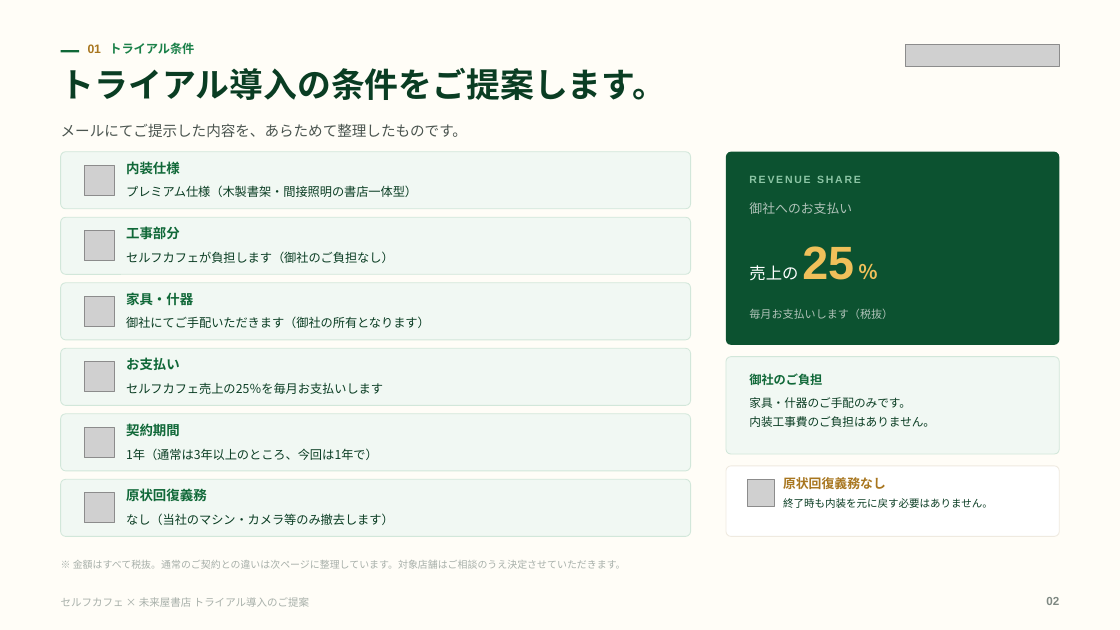
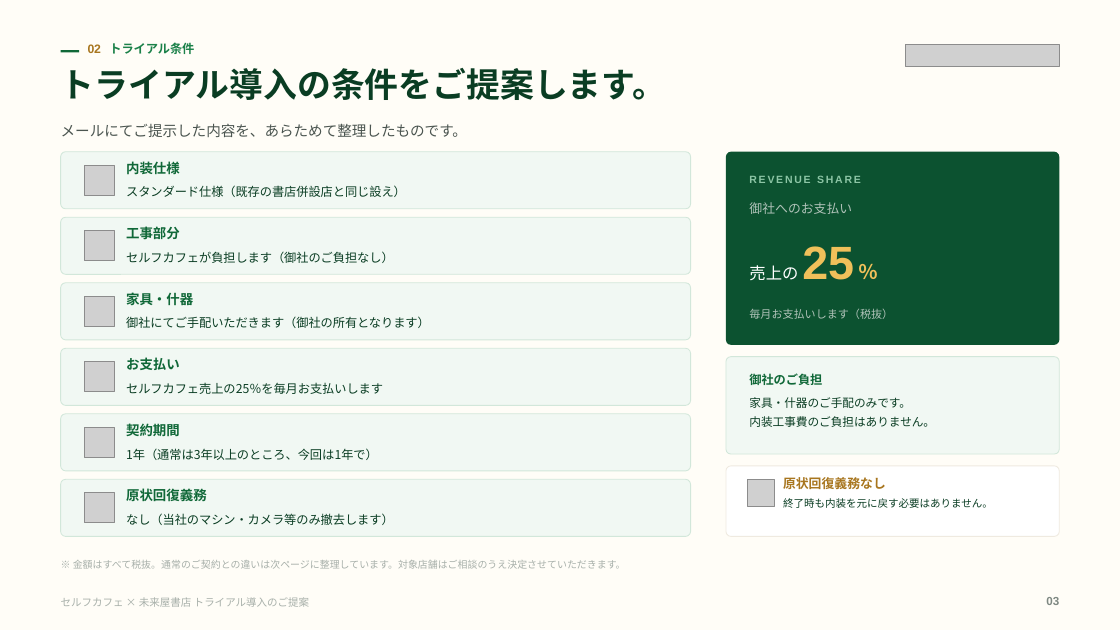
Before and after one commit to a5408071-cmd/suzuki-ceo, a slide deck: slide 3 of selfcafe-miraiya-trial-deck/selfcafe-miraiya-trial-deck.pptx (slide 2 before the commit). Drawn at 1120x630 pixels with LibreOffice and Linux fonts; fonts in the diff are those of the drawing; grey boxes stand for pictures. Boxes give left, top, right and bottom in pixels: in the first picture for what was removed or moved away, otherwise in the second. Text is boxed around its words. In the diff, an @@ line names an element or a change of style, - is before the commit and + after.

```diff
--- a/selfcafe-miraiya-trial-deck/selfcafe-miraiya-trial-deck.pptx
+++ b/selfcafe-miraiya-trial-deck/selfcafe-miraiya-trial-deck.pptx
@@ text at (x1=88, y1=42, x2=194, y2=54): text changed @@
-01 トライアル条件
+02 トライアル条件
@@ text at (x1=126, y1=185, x2=406, y2=197): text changed @@
-プレミアム仕様（木製書架・間接照明の書店一体型）
+スタンダード仕様（既存の書店併設店と同じ設え）
```
Also in this commit, not shown: 4 other slides changed, 3 other files.
